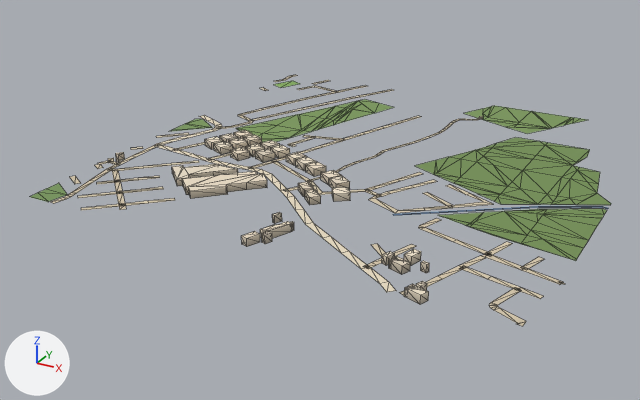
The glTF model public/assets/bengaluru-region-v1/tiles/t26_-20-l0.glb as it was, and as the next commit left it.
The view is the same before and after, from a 50 mm lens placed at (13631.0, -10559.0, 345.0), pointed at (13210.0, -9794.0, -37.0). Arrows for +X, +Y and +Z are at lower left; the lights stay in place. The picture after the commit comes second. Mesh edges are drawn as thin lines.

Before the edit, the objects in view are built like this:
```python
me_building = bpy.data.meshes.new('building')
me_building.from_pydata(...)  # 338 vertices, 440 faces; spans x 6.0..417.0, y -6.0..251.0, z 0.0..8.0
me_building.materials.append(mat_building)
me_ground = bpy.data.meshes.new('ground')
me_ground.from_pydata(...)  # 650 vertices, 621 faces; spans x -3.0..503.0, y -3.0..501.0, z 1.0
me_ground.materials.append(mat_ground)
me_water = bpy.data.meshes.new('water')
me_water.from_pydata(...)  # 16 vertices, 14 faces; spans x 327.0..500.0, y 132.0..247.0, z 1.0
me_water.materials.append(mat_water)
ob_building = bpy.data.objects.new('building', me_building)
ob_building.location = (13000.0, -10000.0, 0.0)
ob_ground = bpy.data.objects.new('ground', me_ground)
ob_ground.location = (13000.0, -10000.0, 0.0)
ob_water = bpy.data.objects.new('water', me_water)
ob_water.location = (13000.0, -10000.0, 0.0)
```
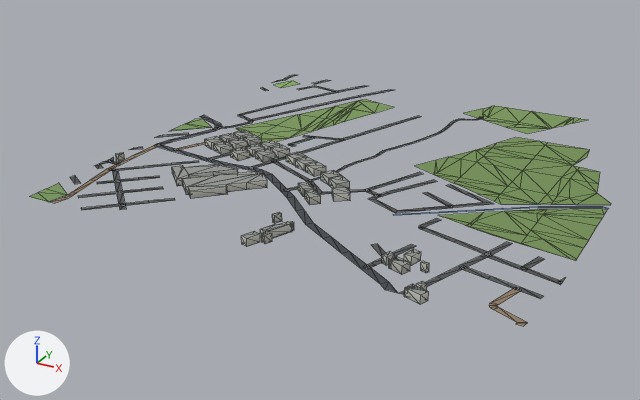
Changed parts and their boxes [x1, y1, x2, y2] in the pictures (640 x 400 px; the box of a moved part takes in the faces that stretch with it):
part 1 of me_building, recoloured
    both: [116, 130, 429, 305]
part 2 of me_ground, moved or reshaped
    before: [51, 115, 316, 203]
    after: [51, 115, 316, 210]
part 3 of me_ground, moved or reshaped
    before: [368, 193, 565, 326]
    after: [369, 193, 565, 326]
part 4 of me_ground, moved or reshaped
    both: [260, 75, 394, 97]
part 5 of me_ground, recoloured
    both: [51, 75, 544, 326]

What changed in the scene script:
```text
Change me_building:
    used by ob_building; location = (13000.0, -10000.0, 0.0)
    remove me_building.from_pydata(...)  # 338 vertices, 440 faces; spans x 6.0..417.0, y -6.0..251.0, z 0.0..8.0
    add me_building.from_pydata(...)  # 338 vertices, 542 faces; spans x 6.0..417.0, y -6.0..251.0, z 0.0..8.0
    me_building part 1: 440 kept faces spanning x 6.0..417.0, y -6.0..251.0, z 0.0..8.0 get new vertex colours
Change me_ground:
    used by ob_ground; location = (13000.0, -10000.0, 0.0)
    remove me_ground.from_pydata(...)  # 650 vertices, 621 faces; spans x -3.0..503.0, y -3.0..501.0, z 1.0
    add me_ground.from_pydata(...)  # 657 vertices, 628 faces; spans x 0.0..500.0, y 0.0..500.0, z 1.0
    me_ground part 2: 11 vertices moved from x -3.0..151.0, y -1.0..292.0, z 1.0 to x 0.0..151.0, y 0.0..292.0, z 1.0; 11 vertices removed from x -2.0..20.0, y 95.0..289.0, z 1.0; 17 vertices added at x 0.0..67.0, y 0.0..290.0, z 1.0
    me_ground part 3: 11 vertices moved from x 293.0..492.0, y -3.0..201.0, z 1.0 to x 292.0..494.0, y 0.0..201.0, z 1.0; 11 vertices removed from x 359.0..503.0, y -1.0..122.0, z 1.0; 12 vertices added at x 358.0..500.0, y 0.0..121.0, z 1.0
    me_ground part 4: 14 vertices moved from x -3.0..163.0, y 420.0..501.0, z 1.0 to x 0.0..164.0, y 420.0..500.0, z 1.0; 2 vertices removed from x 3.0..60.0, y 455.0..501.0, z 1.0; 2 vertices added at x 0.0..66.0, y 463.0..500.0, z 1.0
    me_ground part 5: 338 kept faces spanning x 0.0..494.0, y 0.0..500.0, z 1.0 get new vertex colours; the middle colour goes from beige #d7c9ae to dark grey #535556
```
